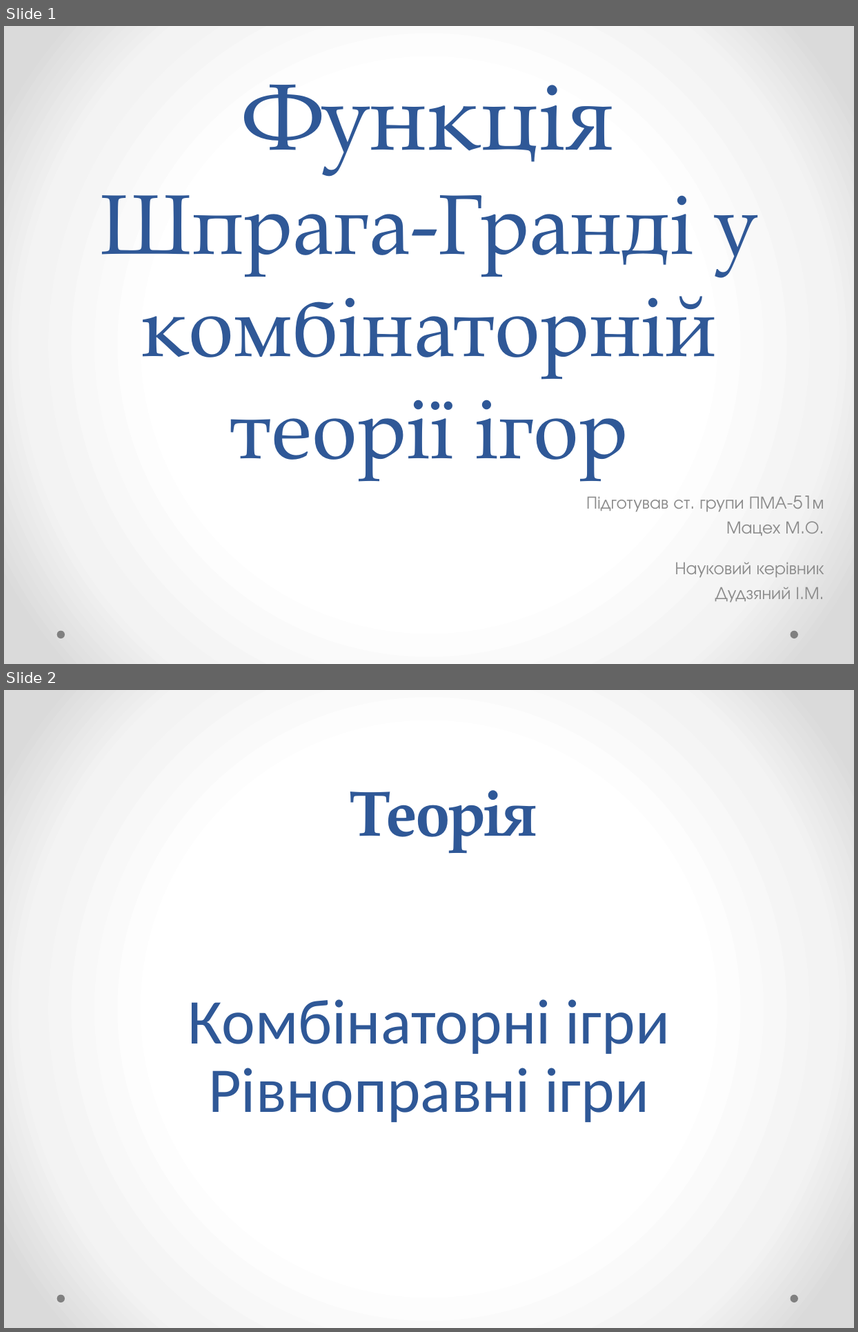
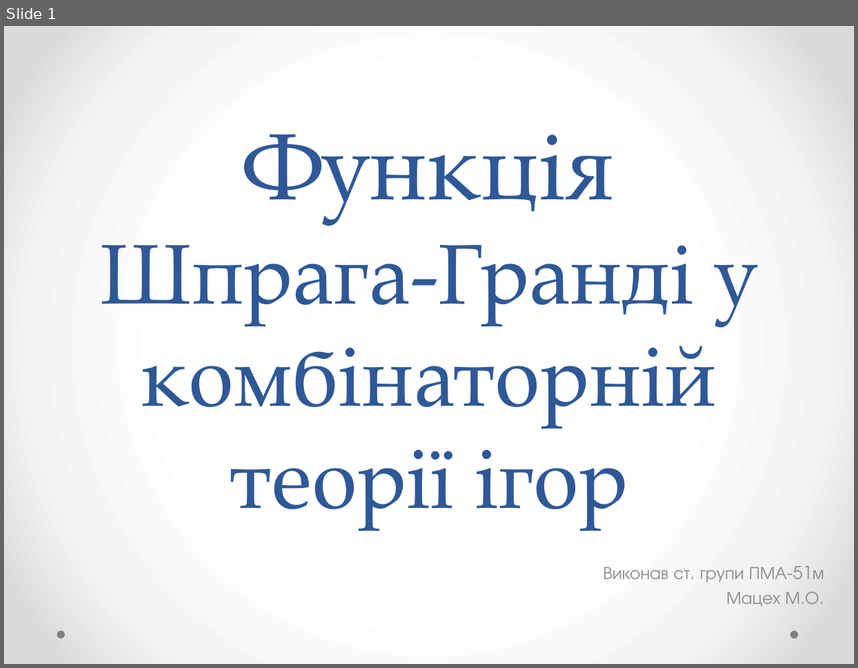
Before and after one commit to MarkiyanMatsekh/SpragueGrundyTheory, a slide deck: PaperWork/Presentation.pptx. Shown one above the other, each under a label of ours: slides 1 and 2 before the commit, slide 1 after it. The pictures are 858x1332 and 858x668 pixels, drawn with LibreOffice and Linux fonts; fonts in the diff are those of the drawing. Boxes give left, top, right and bottom in pixels: in the first picture for what was removed or moved away, otherwise in the second. Text is boxed around its words. In the diff, an @@ line names an element or a change of style, - is before the commit and + after.

```diff
--- a/PaperWork/Presentation.pptx
+++ b/PaperWork/Presentation.pptx
@@ slide 2 removed at (4, 690, 854, 1328), background gradient #FFFFFF to #F4F4F4 to #DADADA; not listed: 2 template elements that a slide beside it also shows @@
@@ text removed at (350, 790, 536, 852) @@
-Теорія
@@ title removed at (188, 999, 669, 1122) @@
-Комбінаторні ігри
-Рівноправні ігри
@@ slide 1 changed as well @@
@@ title "Функція Шпрага-Гранді у комбінаторній теорії ...": place and size @@
-title "Функція Шпрага-Гранді у комбінаторній теорії ..." at (101, 84, 757, 479)
+title "Функція Шпрага-Гранді у комбінаторній теорії ..." at (101, 134, 757, 528)
@@ subtitle "Виконав ст. групи ПМА-51м": place and size @@
-subtitle "Виконав ст. групи ПМА-51м" at (586, 496, 819, 535)
+subtitle "Виконав ст. групи ПМА-51м" at (603, 567, 819, 606)
@@ text removed at (675, 561, 824, 602) @@
-Науковий керівник
-Дудзяний І.М.
@@ subtitle at (603, 567, 787, 582): text changed @@
-Підготував ст. групи ПМА-51м
+Виконав ст. групи ПМА-51м
```
Also in this commit, not shown: 10 other slides changed, 12 slides added, 3 other slides removed, 8 other files.
